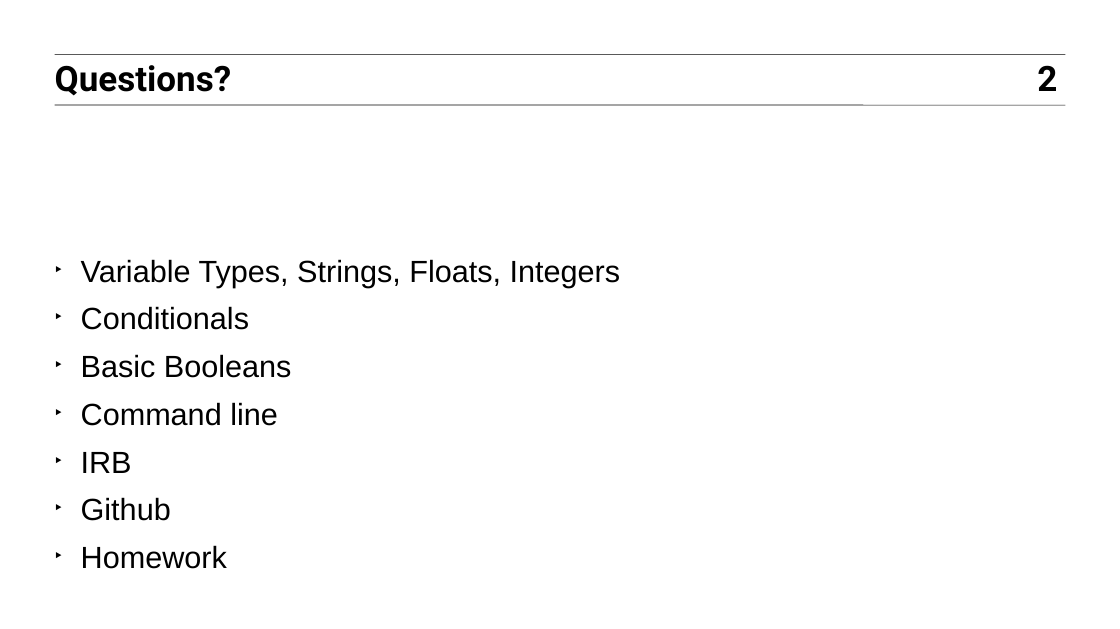
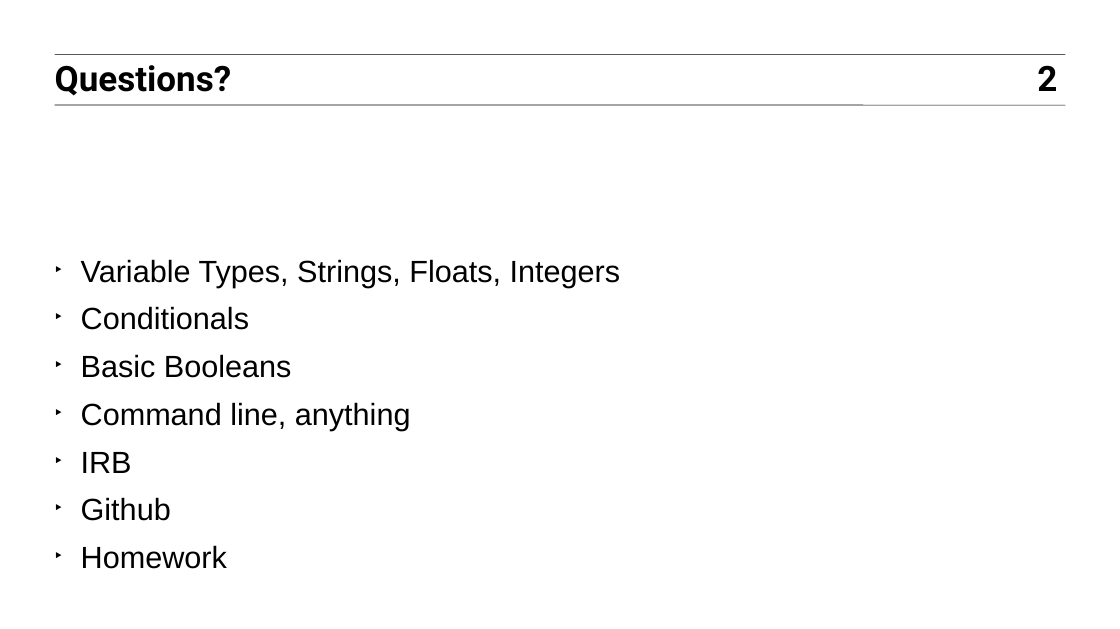
Before and after one commit to TravisGriffiths/ITR-BOS-01, a slide deck: slide 2 of Slides/03_ITR_slides.ppt. Drawn at 1120x629 pixels with LibreOffice and Linux fonts; fonts in the diff are those of the drawing. Boxes give left, top, right and bottom in pixels: in the first picture for what was removed or moved away, otherwise in the second. Text is boxed around its words. In the diff, an @@ line names an element or a change of style, - is before the commit and + after.

```diff
--- a/Slides/03_ITR_slides.ppt
+++ b/Slides/03_ITR_slides.ppt
@@ text at box(81, 402, 411, 431): text changed @@
-‣ Command line
+‣ Command line, anything
```
Also in this commit, not shown: 1 other slide changed.
